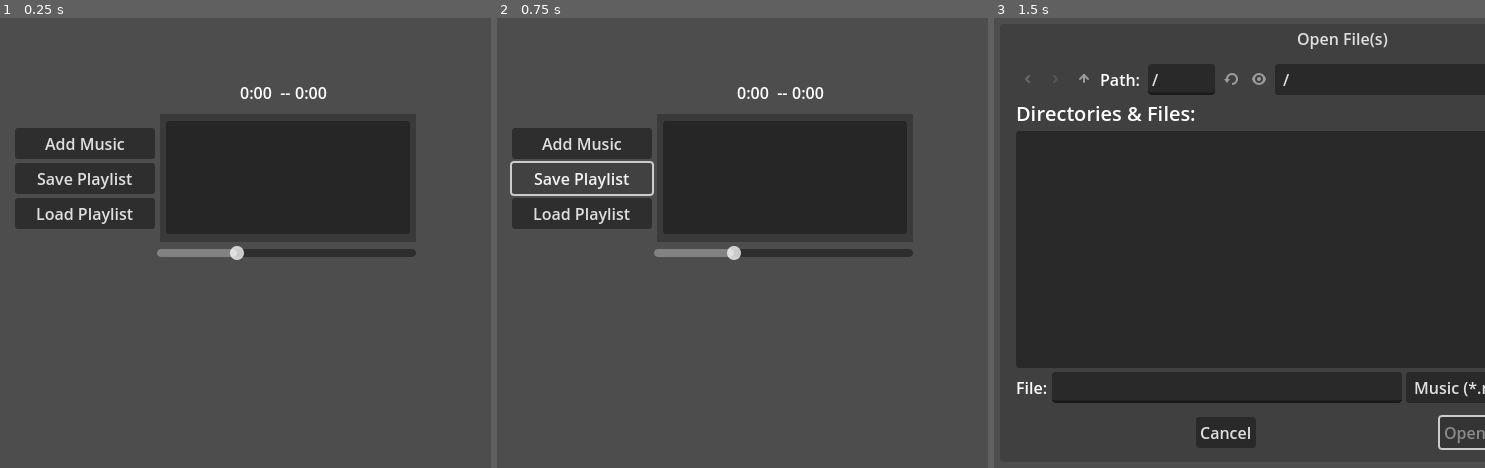
Above: before the commit, frames 1-3 (left to right).
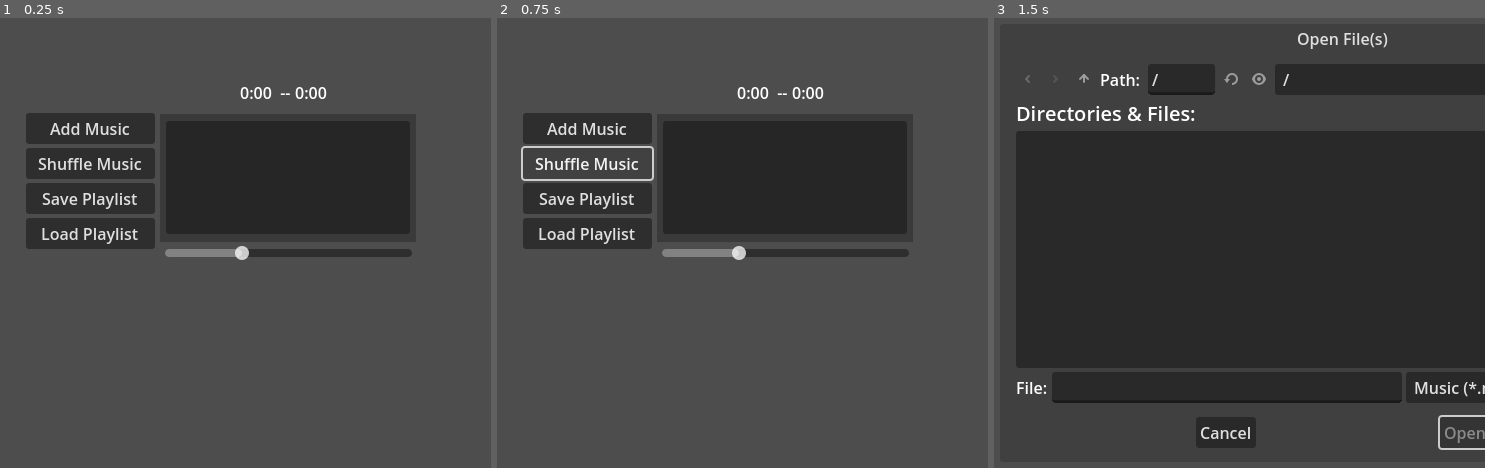
Above: after the commit, the same moments.

Repository: KindaWrks/Music-Player
Game: Godot game, scene res://MusicNode.tscn
The game is run twice, just before and just after one commit, with the same random seed, the same clock (stepped at 60 frames per second) and the same inputs. Before the commit the project has no main scene; this scene is started directly in both runs.
Inputs (mouse positions are in pixels of both pictures, inside the frame that each line leads up to):
- Up to frame 1 (0.25 s): no input
- Up to frame 2 (0.75 s): click (585, 162) at 0.5 s, where only the run after the commit has a clickable "Shuffle Music"
- Up to frame 3 (1.5 s): click "Add Music" at 1.25 s

The runs differ from the first frame. In frame 1, 4.6% of the frame differs, in the area x 3-85%, y 21-54%; in frame 2, 4.4%; in frame 3, nothing differs.

Commit message:
Added a shuffle function

Diff:
--- a/MusicNode.gd
+++ b/MusicNode.gd
@@ -166,3 +166,16 @@
 func _on_button_load_playlist_pressed():
 	var file_path = "user://Playlist.save"
 	load_playlist(file_path)
+
+# Add this function to shuffle the songs in the playlist
+func shuffle_songs():
+	if musicarray.size() > 0:
+		musicarray.shuffle()
+		update_song_list_appearance()
+
+# Called when the shuffle button is pressed
+func _on_button_shuffle_pressed():
+	shuffle_songs()
+	if musicarray.size() > 0:
+		musicindex = 0
+		play_next_song()
--- a/MusicNode.tscn
+++ b/MusicNode.tscn
@@ -28,9 +28,9 @@
 color = Color(0, 0, 0, 0.243137)
 
 [node name="HSlider" type="HSlider" parent="."]
-offset_left = 285.0
+offset_left = 293.0
 offset_top = 232.0
-offset_right = 544.0
+offset_right = 540.0
 offset_bottom = 286.0
 max_value = 1.0
 step = 0.01
@@ -49,14 +49,18 @@
 theme_override_styles/selected_focus = SubResource("StyleBoxEmpty_aseyp")
 
 [node name="VBoxContainer" type="VBoxContainer" parent="."]
-offset_left = 143.0
-offset_top = 134.0
+offset_left = 154.0
+offset_top = 119.0
 offset_right = 283.0
-offset_bottom = 243.0
+offset_bottom = 255.0
 
 [node name="ButtonShow" type="Button" parent="VBoxContainer"]
 layout_mode = 2
 text = "Add Music"
+
+[node name="ButtonShuffle" type="Button" parent="VBoxContainer"]
+layout_mode = 2
+text = "Shuffle Music"
 
 [node name="ButtonSavePlaylist" type="Button" parent="VBoxContainer"]
 layout_mode = 2
@@ -88,5 +92,6 @@
 [connection signal="value_changed" from="HSlider" to="." method="_on_h_slider_value_changed"]
 [connection signal="item_selected" from="song_list" to="." method="_on_song_list_item_selected"]
 [connection signal="pressed" from="VBoxContainer/ButtonShow" to="." method="_on_button_show_pressed"]
+[connection signal="pressed" from="VBoxContainer/ButtonShuffle" to="." method="_on_button_shuffle_pressed"]
 [connection signal="pressed" from="VBoxContainer/ButtonSavePlaylist" to="." method="_on_button_save_playlist_pressed"]
 [connection signal="pressed" from="VBoxContainer/ButtonLoadPlaylist" to="." method="_on_button_load_playlist_pressed"]
--- a/project.godot
+++ b/project.godot
@@ -11,7 +11,9 @@
 [application]
 
 config/name="Music Player"
+run/main_scene="res://MusicNode.tscn"
 config/features=PackedStringArray("4.2", "GL Compatibility")
+boot_splash/show_image=false
 config/icon="res://icon.svg"
 
 [display]
